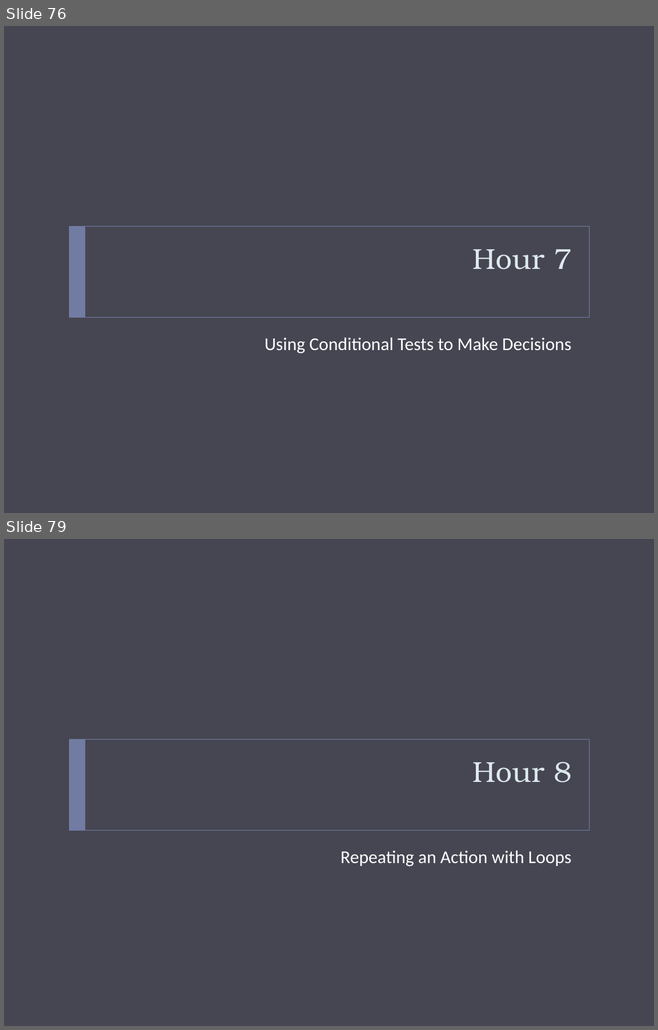
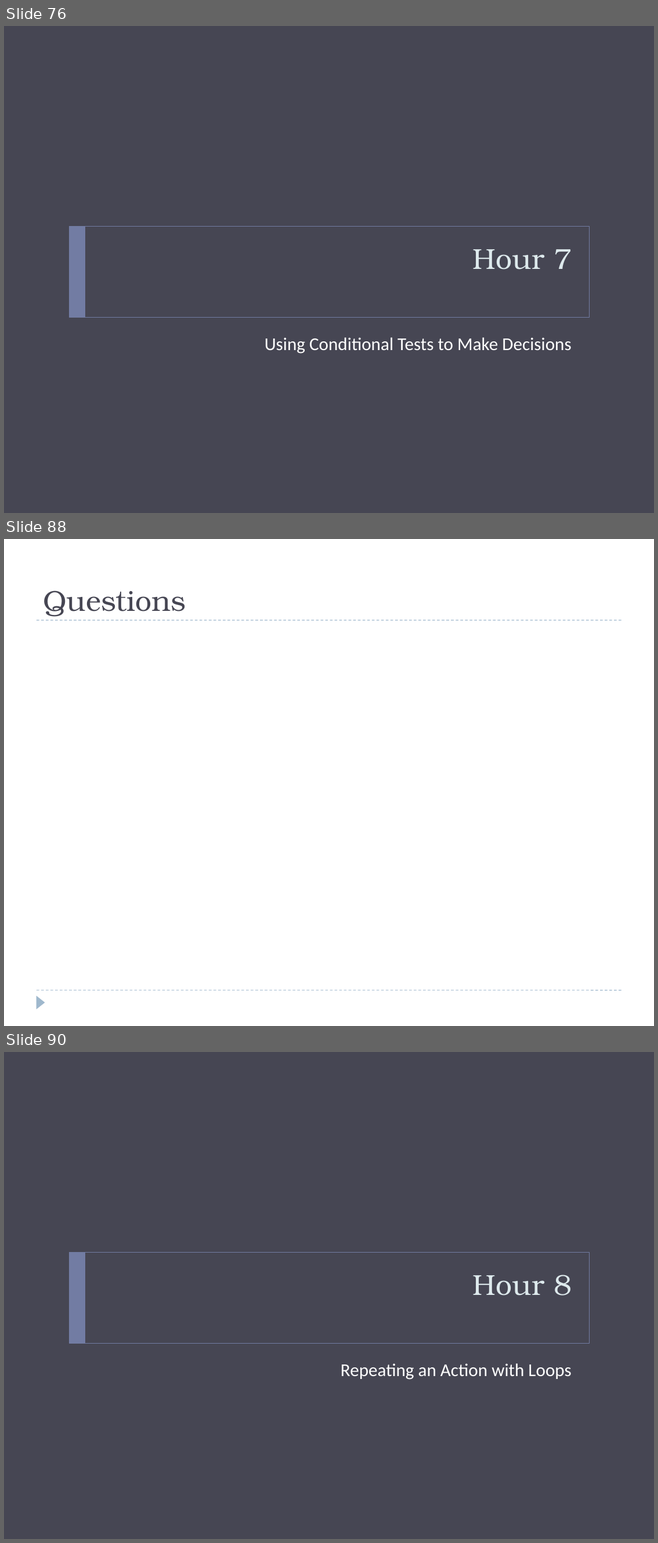
Before and after one commit to bcraig108/JavaClass_2013_Summer, a slide deck: Introduction to Java Programming.pptx. Shown one above the other, each under a label of ours: slides 76 and 79 before the commit, slides 76, 88 and 90 after it; the slides between them are not shown. The pictures are 658x1030 and 658x1543 pixels, drawn with LibreOffice and Linux fonts; fonts in the diff are those of the drawing; background and template pictures are left out. Boxes give left, top, right and bottom in pixels: in the first picture for what was removed or moved away, otherwise in the second. Text is boxed around its words. In the diff, an @@ line names an element or a change of style, - is before the commit and + after.

```diff
--- a/Introduction to Java Programming.pptx
+++ b/Introduction to Java Programming.pptx
@@ slide 88 added at <box>4,539,654,1026</box>, background #FFFFFF @@
@@ title added at <box>43,591,186,617</box>, 32 pt, text #464653 @@
+Questions
@@ line added from (36, 620) to (621, 620), #9FB8CD 0.75 pt dashed @@
@@ line added from (36, 990) to (621, 990), #9FB8CD 0.75 pt dashed @@
@@ triangle added at <box>36,995,45,1009</box>, fill #9FB8CD @@
@@ what was slide 79 is now slide 90 @@
```
Also in this commit, not shown: 1 slide changed, 11 other slides added, 1 slide removed, 2 other files.
